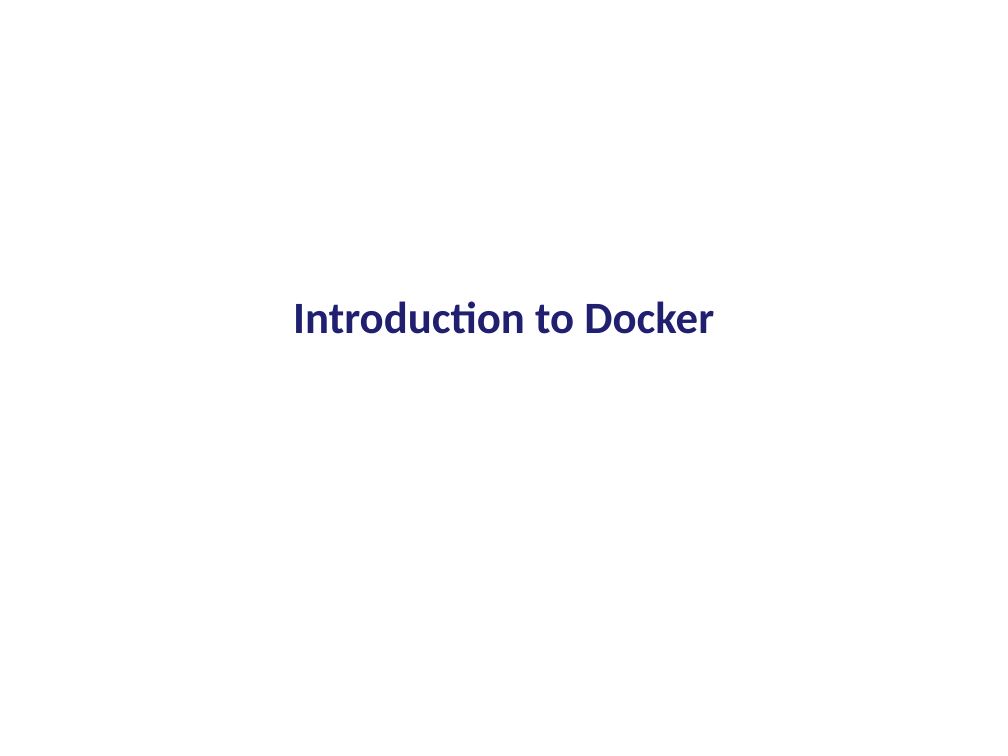
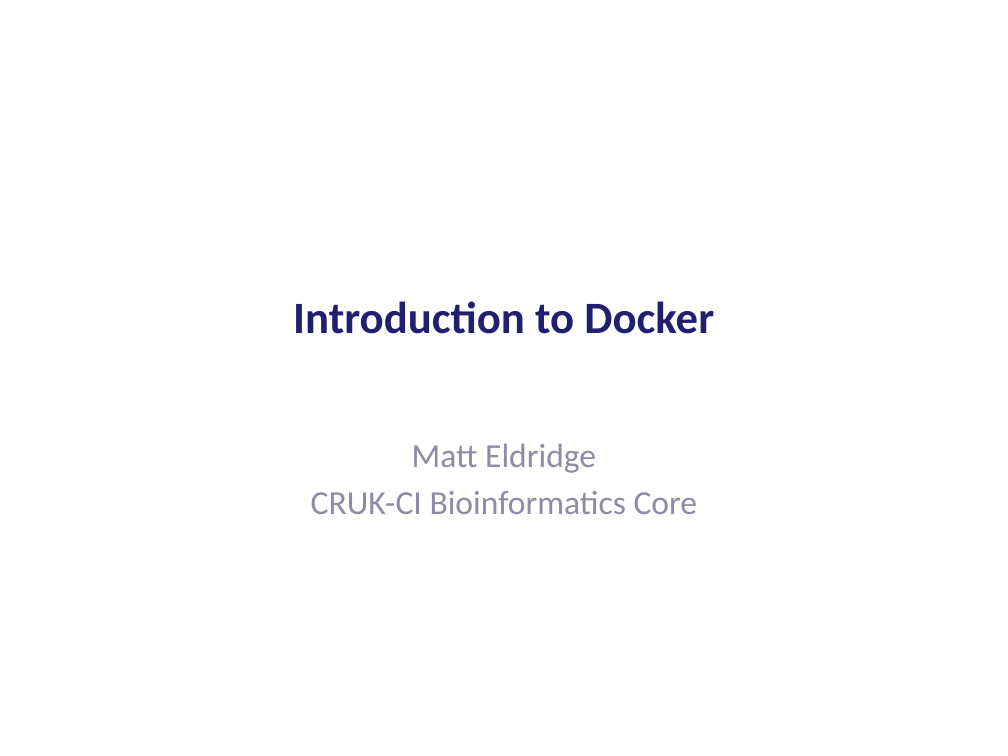
Before and after one commit to bioinformatics-core-shared-training/docker-4-bioinformatics, a slide deck: slide 1 of IntroductionToDocker.pptx. Drawn at 1008x756 pixels with LibreOffice and Linux fonts; fonts in the diff are those of the drawing. Boxes give left, top, right and bottom in pixels: in the first picture for what was removed or moved away, otherwise in the second. Text is boxed around its words. In the diff, an @@ line names an element or a change of style, - is before the commit and + after.

Commit message:
Added slides showing some basic docker commands and how to build an image

```diff
--- a/IntroductionToDocker.pptx
+++ b/IntroductionToDocker.pptx
@@ subtitle added at (311,444,698,514), 24 pt, text #8D8DA4 @@
+Matt Eldridge
+CRUK-CI Bioinformatics Core
```
Also in this commit, not shown: 8 other slides changed, 2 slides added.
